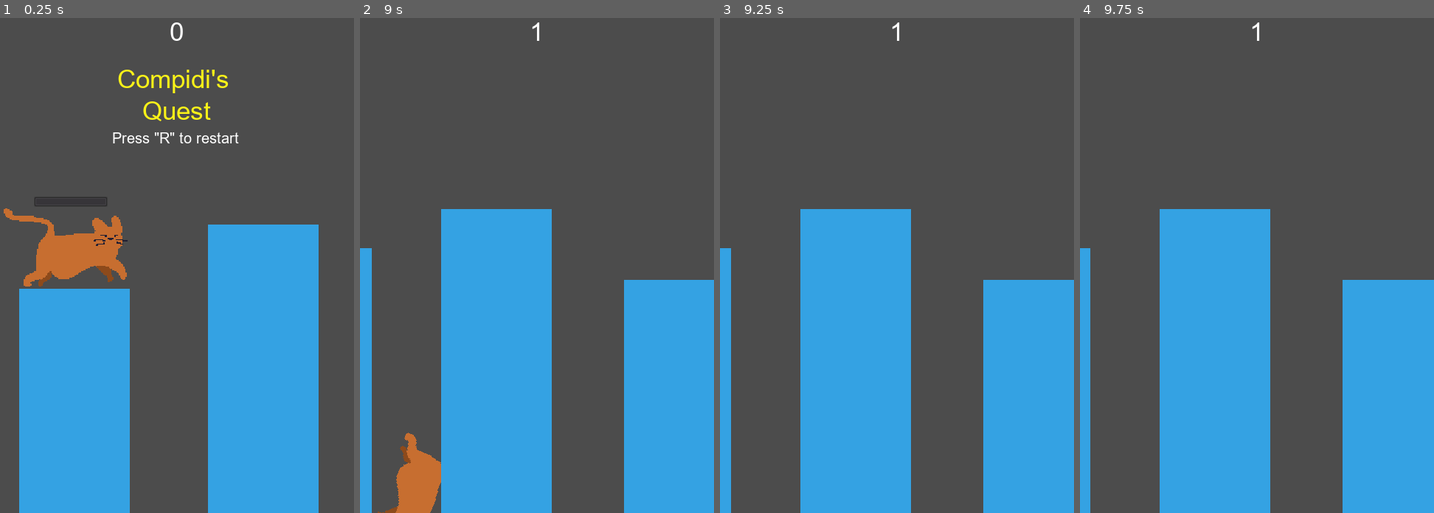
Above: before the commit, frames 1-4 (left to right).
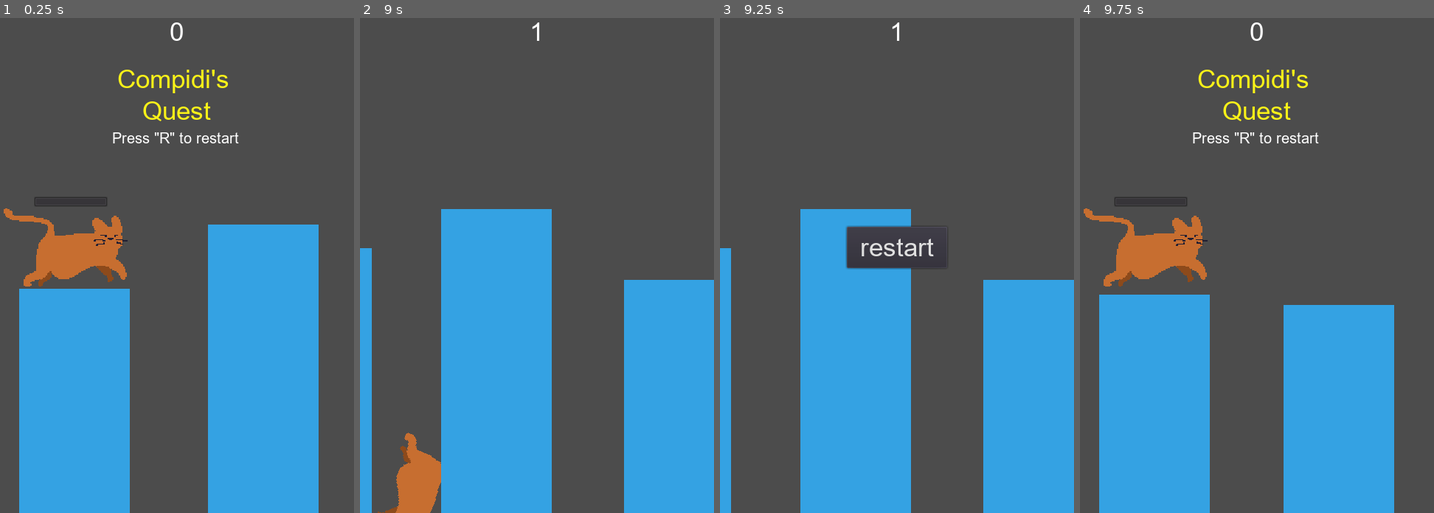
Above: after the commit, the same moments.

Repository: zMenta/Godot-Projects
Game: Godot game, scene res://Scenes/Main.tscn
Two runs of this game, one before a commit and one after it. Both use one fixed random seed, a clock stepped at 60 frames per second and the inputs below.
Inputs (mouse positions are in pixels of both pictures, inside the frame that each line leads up to):
- Up to frame 1 (0.25 s): no input
- Up to frame 2 (9 s): tap R (restart) at 0.5, 1.25, 2, 2.75, 3.5, 4.15, 4.25 s; move the mouse to (519, 354) at 0.52 s; press the mouse at (519, 354) at 0.53 s; move the mouse to (643, 324) at 1.27 s; release the mouse at (643, 324) at 1.28 s; click (643, 324) at 1.35 s; move the mouse to (430, 166) at 2.02 s; press the mouse at (430, 166) at 2.03 s; move the mouse to (554, 245) at 2.77 s; release the mouse at (554, 245) at 2.78 s; click (554, 245) at 2.85 s; move the mouse to (483, 117) at 3.52 s; press the mouse at (483, 117) at 3.53 s; move the mouse to (614, 220) at 4.27 s; release the mouse at (614, 220) at 4.28 s; click (614, 220) at 4.35 s; move the mouse to (466, 275) at 5.02 s; press the mouse at (466, 275) at 5.03 s; move the mouse to (572, 131) at 5.77 s; release the mouse at (572, 131) at 5.78 s; click (572, 131) at 5.85 s; move the mouse to (519, 354) at 6.52 s; press the mouse at (519, 354) at 6.53 s; move the mouse to (643, 324) at 7.27 s; release the mouse at (643, 324) at 7.28 s; click (643, 324) at 7.35 s; move the mouse to (430, 166) at 8.02 s; press the mouse at (430, 166) at 8.03 s; move the mouse to (554, 245) at 8.77 s; release the mouse at (554, 245) at 8.78 s; click (554, 245) at 8.85 s
- Up to frame 3 (9.25 s): no input
- Up to frame 4 (9.75 s): click (1257, 245) at 9.5 s, where only the run after the commit has a clickable "restart"

Frames 1-2 are identical in both runs. In frame 3, 1.8% of the frame differs, in the area x 35-63%, y 41-51%; in frame 4, 38%, in the area x 0-100%, y 0-100%.

Commit message:
CQ | Restart Button

Diff:
--- a/Compidi's Quest/HUD.gd
+++ b/Compidi's Quest/HUD.gd
@@ -1,4 +1,6 @@
 extends CanvasLayer
+
+signal restart_button_pressed
 
 func _ready():
 	yield(get_tree().create_timer(3),"timeout")
@@ -7,3 +9,8 @@
 
 func update_score_label(score: int) -> void:
 	$ScoreLabel.text = str(score)
+
+
+func _on_RestartButton_pressed():
+	$RestartButton.hide()
+	emit_signal("restart_button_pressed")
--- a/Compidi's Quest/Scenes/HUD.tscn
+++ b/Compidi's Quest/Scenes/HUD.tscn
@@ -40,3 +40,18 @@
 custom_fonts/font = SubResource( 1 )
 text = "Press \"R\" to restart"
 align = 1
+
+[node name="RestartButton" type="Button" parent="."]
+visible = false
+anchor_left = 0.5
+anchor_top = 0.5
+anchor_right = 0.5
+anchor_bottom = 0.5
+margin_left = -68.0
+margin_top = -28.0
+margin_right = 68.0
+margin_bottom = 28.0
+custom_fonts/font = ExtResource( 3 )
+text = "restart"
+
+[connection signal="pressed" from="RestartButton" to="." method="_on_RestartButton_pressed"]
--- a/Compidi's Quest/Scenes/Main.tscn
+++ b/Compidi's Quest/Scenes/Main.tscn
@@ -26,3 +26,6 @@
 limit_bottom = 720
 
 [node name="HUD" parent="Player" instance=ExtResource( 4 )]
+
+[connection signal="game_over" from="Player" to="." method="_on_Player_game_over"]
+[connection signal="restart_button_pressed" from="Player/HUD" to="." method="_on_HUD_restart_button_pressed"]
--- a/Compidi's Quest/Scenes/Player.tscn
+++ b/Compidi's Quest/Scenes/Player.tscn
@@ -68,3 +68,7 @@
 enabled = true
 cast_to = Vector2( 0, 60 )
 collision_mask = 3
+
+[node name="VisibilityNotifier2D" type="VisibilityNotifier2D" parent="."]
+
+[connection signal="screen_exited" from="VisibilityNotifier2D" to="." method="_on_VisibilityNotifier2D_screen_exited"]
--- a/Compidi's Quest/Scripts/Main.gd
+++ b/Compidi's Quest/Scripts/Main.gd
@@ -12,6 +12,10 @@
 func _process(delta) -> void:
 	if Input.is_action_pressed("restart"):
 		get_tree().reload_current_scene()
+
+
+func _on_HUD_restart_button_pressed():
+	get_tree().reload_current_scene()
 
 
 func new_game() -> void:
@@ -40,3 +44,7 @@
 	spawn_block()
 	score += 1
 	$Player/HUD.update_score_label(score)
+
+
+func _on_Player_game_over():
+	$Player/HUD/RestartButton.show()
--- a/Compidi's Quest/Scripts/Player.gd
+++ b/Compidi's Quest/Scripts/Player.gd
@@ -1,5 +1,6 @@
 extends RigidBody2D
 
+signal game_over
 
 var direction : Vector2
 var velocity := 0
@@ -22,9 +23,12 @@
 			$ProgressBar.value = 0
 
 func _process(delta: float) -> void:
-
 	# Animation
 	if linear_velocity.length() > 70:
 		$AnimatedSprite.set_animation("jump")
 	else:
 		$AnimatedSprite.set_animation("rest")
+
+
+func _on_VisibilityNotifier2D_screen_exited():
+	emit_signal("game_over")
